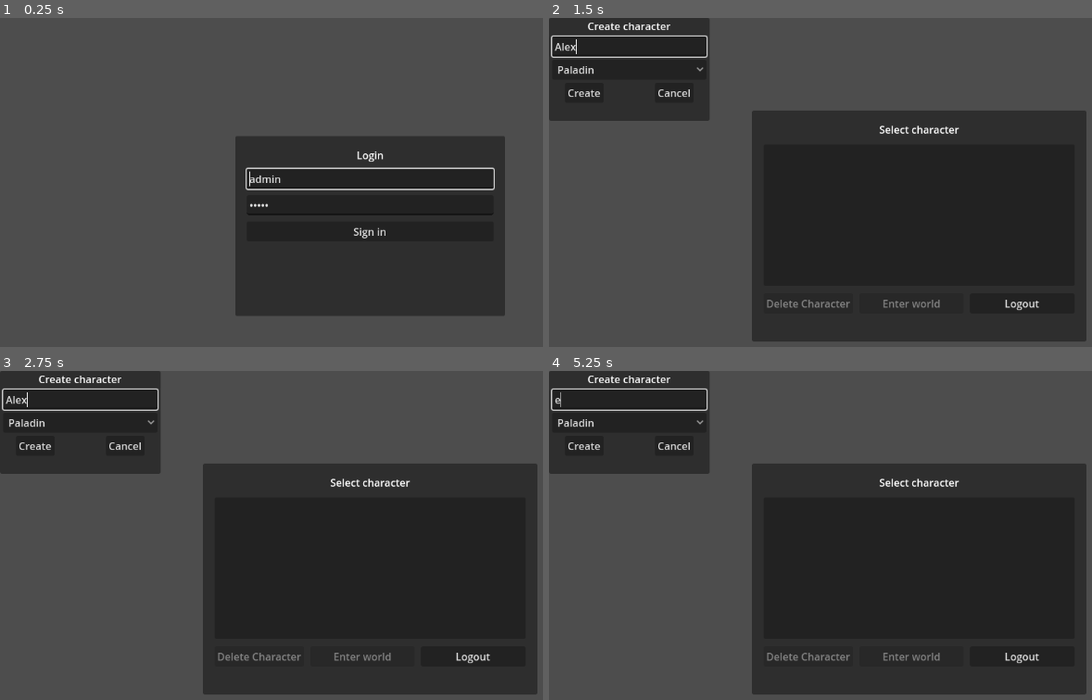
Above: before the commit, frames 1-4 (two rows, left to right).
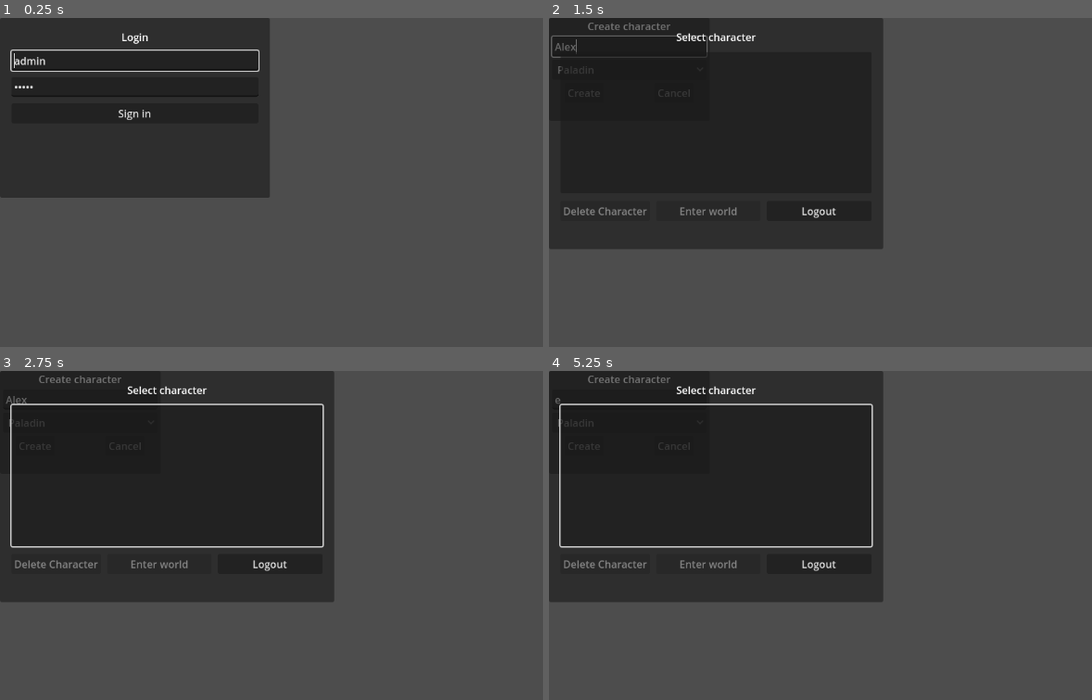
Above: after the commit, the same moments.

Repository: denisshkytko/mmo-mvp-godot
Game: Godot game, scene res://ui/flow/LoginUI.tscn
Same seed, same stepped clock (60 frames per second), same inputs: the game is played once before the commit and once after it.
Inputs (mouse positions are in pixels of both pictures, inside the frame that each line leads up to):
- Up to frame 1 (0.25 s): no input
- Up to frame 2 (1.5 s): click "Sign in" at 0.5 s; click (630, 47) at 1.27 s; type "Alex" at 1.35 s
- Up to frame 3 (2.75 s): click "Paladin" at 2 s
- Up to frame 4 (5.25 s): click "Create" at 2.75 s; click "Logout" at 3.5 s; tap Enter at 4.25 s; move the mouse to (1081, 558) at 4.27 s; hold Right (ui_right) 4.28-5 s; tap E (loot) at 4.35 s; click (1081, 558) at 4.42 s; click "Cancel" at 5 s

The runs differ from the first frame. In frame 1, 51% of the frame differs, in the area x 0-94%, y 0-91%; in frame 2, 57%; in frame 3, 58%, in the area x 0-99%, y 0-99%; in frame 4, 58%.

Commit message:
Restore Root to Control in HUD scenes

Diff:
--- a/ui/flow/CharacterSelectHUD.tscn
+++ b/ui/flow/CharacterSelectHUD.tscn
@@ -11,7 +11,7 @@
 grow_vertical = 2
 script = ExtResource("1_wuons")
 
-[node name="Root" type="CenterContainer" parent="."]
+[node name="Root" type="Control" parent="."]
 layout_mode = 3
 anchors_preset = 15
 anchor_right = 1.0
--- a/ui/flow/LoginHUD.tscn
+++ b/ui/flow/LoginHUD.tscn
@@ -11,7 +11,7 @@
 grow_vertical = 2
 script = ExtResource("1_4g51g")
 
-[node name="Root" type="CenterContainer" parent="."]
+[node name="Root" type="Control" parent="."]
 layout_mode = 3
 anchors_preset = 15
 anchor_right = 1.0
